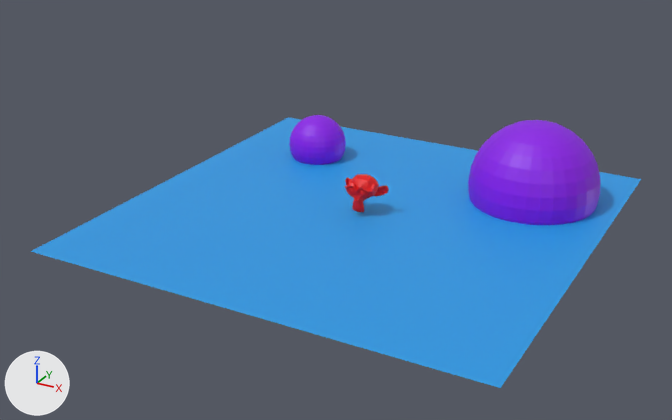
What one commit did to the Blender file GameDotNet.SampleGame/Assets/MonkeyScene.blend.
Rendered twice from a camera (50 mm lens) standing at (22.0, -43.2, 21.4) and looking at (-0.6, -2.0, 0.8). The axes (+X, +Y, +Z) are drawn at lower left. The lights are the same throughout.
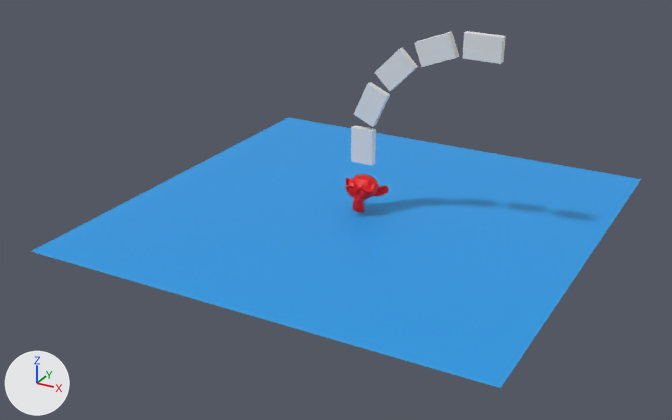
The change, as a diff of the scene's bpy script:
```diff
--- a/GameDotNet.SampleGame/Assets/MonkeyScene.blend.py
+++ b/GameDotNet.SampleGame/Assets/MonkeyScene.blend.py
@@ me_cube @@
+me_cube.from_pydata(...)  # a box spanning x -1.0..1.0, y -1.0..1.0, z -1.0..1.0
@@ ob_sphere @@
-ob_sphere = bpy.data.objects.new('Sphere', me_sphere)
-ob_sphere.parent = ob_plane
-ob_sphere.matrix_parent_inverse = Matrix(((0.0783, 0.0, 0.0, 0.0), (0.0, 0.0783, 0.0, 0.0), (0.0, 0.0, 0.0783, 0.0), (0.0, 0.0, 0.0, 1.0)))
-ob_sphere.location = (-6.77, 6.688, 0.899)
-ob_sphere.scale = (1.84, 1.84, 1.84)
@@ ob_sphere_001 @@
-ob_sphere_001 = bpy.data.objects.new('Sphere.001', me_sphere_002)
-ob_sphere_001.parent = ob_plane
-ob_sphere_001.matrix_parent_inverse = Matrix(((0.0783, 0.0, 0.0, 0.0), (0.0, 0.0783, 0.0, 0.0), (0.0, 0.0, 0.0783, 0.0), (0.0, 0.0, 0.0, 1.0)))
-ob_sphere_001.location = (7.862, 6.421, 0.928)
-ob_sphere_001.scale = (3.77, 3.77, 3.77)
@@ ob_cube_004 @@
+ob_cube_004 = bpy.data.objects.new('Cube.004', me_cube)
+ob_cube_004.location = (6.59, 0.0, 10.27)
+ob_cube_004.rotation_euler = (-0.0000126, 1.582, -0.0000124)  # degrees (0, 91, -0)
+ob_cube_004.scale = (0.65, 0.205, 1.0)
@@ ob_cube_003 @@
+ob_cube_003 = bpy.data.objects.new('Cube.003', me_cube)
+ob_cube_003.location = (4.09, 0.0, 9.87)
+ob_cube_003.rotation_euler = (0.0, 1.203, 0.0)  # degrees (0, 69, 0)
+ob_cube_003.scale = (0.65, 0.205, 1.0)
@@ ob_cube_002 @@
+ob_cube_002 = bpy.data.objects.new('Cube.002', me_cube)
+ob_cube_002.location = (1.86, 0.0, 8.54)
+ob_cube_002.rotation_euler = (0.0, 0.775, 0.0)  # degrees (0, 44, 0)
+ob_cube_002.scale = (0.65, 0.205, 1.0)
@@ ob_cube_001 @@
+ob_cube_001 = bpy.data.objects.new('Cube.001', me_cube)
+ob_cube_001.location = (0.48, 0.0, 6.43)
+ob_cube_001.rotation_euler = (0.0, 0.424, 0.0)  # degrees (0, 24, 0)
+ob_cube_001.scale = (0.65, 0.205, 1.0)
@@ ob_cube @@
+ob_cube = bpy.data.objects.new('Cube', me_cube)
+ob_cube.location = (0.0, 0.0, 4.02)
+ob_cube.scale = (0.65, 0.205, 1.0)
```

What differs and where, as boxes [x1, y1, x2, y2] in the pictures (672 x 420 px):
'Sphere.001', deleted (purple): before [468, 120, 601, 225]
'Sphere', deleted (purple): before [289, 115, 346, 165]
'Cube.004', added: after [462, 31, 506, 64]
'Cube.003', added: after [414, 31, 459, 67]
'Cube.002', added: after [374, 47, 418, 91]
'Cube.001', added: after [354, 82, 390, 127]
'Cube', added: after [351, 125, 376, 166]
